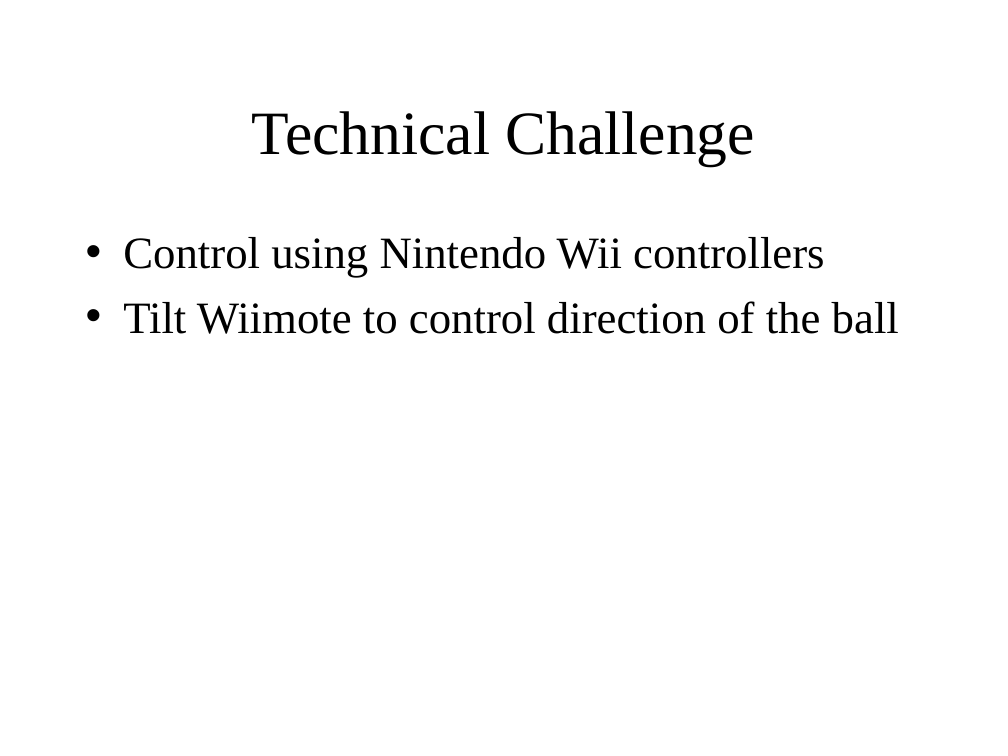
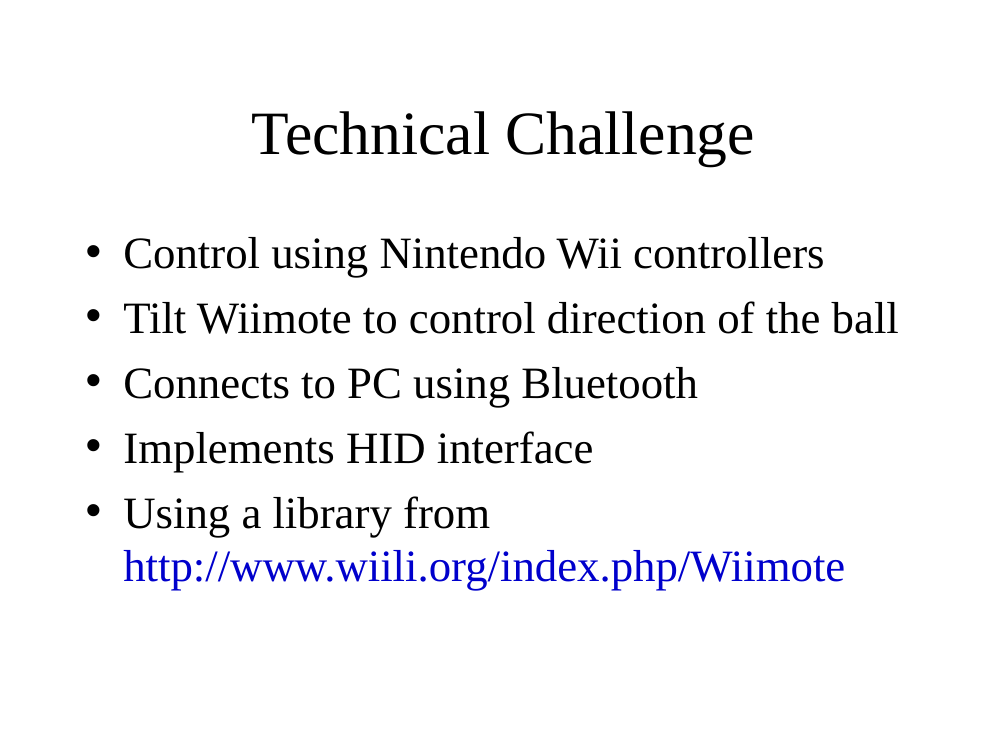
Before and after one commit to rikkiprince/tippycool, a slide deck: slide 4 of Presentation/Presentation.ppt. Drawn at 1008x756 pixels with LibreOffice and Linux fonts; fonts in the diff are those of the drawing; background and template pictures are left out. Boxes give left, top, right and bottom in pixels: in the first picture for what was removed or moved away, otherwise in the second. Text is boxed around its words. In the diff, an @@ line names an element or a change of style, - is before the commit and + after.

```diff
--- a/Presentation/Presentation.ppt
+++ b/Presentation/Presentation.ppt
@@ text at <box>123,367,845,591</box>: paragraphs added @@
+• Connects to PC using Bluetooth
+• Implements HID interface
+• Using a library from http://www.wiili.org/index.php/Wiimote
```
Also in this commit, not shown: 3 other slides changed.
